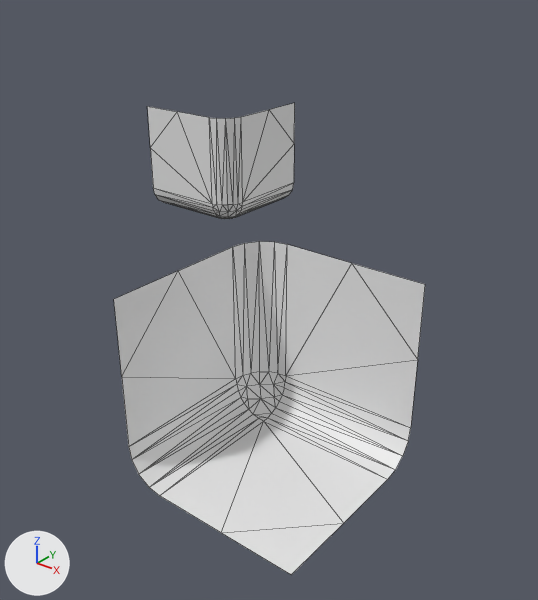
Two versions of the OBJ model workshops/w6_polygonization/data/bmc/bmc_tiles/t_132.obj, one commit apart.
One viewpoint serves both versions: a camera (50 mm lens) standing at (0.848, -0.973, 0.859) and looking at (0.034, 0.044, 0.228). Every picture has the same lights, and +X, +Y and +Z are marked at lower left. Mesh edges are drawn as thin lines. Where no turn or scale is listed for an object, it has been applied to the vertices.

Script lines for the objects in view, before the commit:
```python
me_t_132 = bpy.data.meshes.new('t_132')
me_t_132.from_pydata(...)  # 104 vertices, 156 faces; spans x -0.5..0.5, y -0.5..0.5, z 0.25..0.5
ob_t_132 = bpy.data.objects.new('t_132', me_t_132)
ob_t_132.location = (0.0, 0.0, 0.0)
```
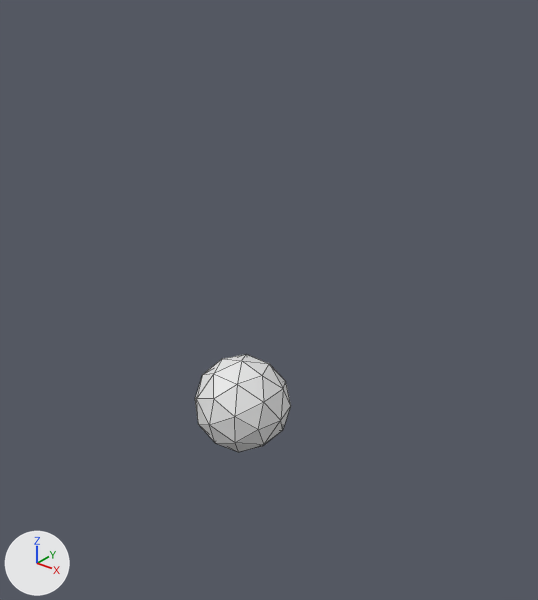
Location of each change, [x1, y1, x2, y2] in pixels of the pictures (538 x 600 px):
't_132', reshaped (69% narrower, 79% shorter)
    before: [114, 103, 425, 575]
    after: [195, 354, 291, 452]
part 1 of me_t_132, added
    after: [195, 354, 291, 452]
part 2 of me_t_132, deleted
    before: [114, 241, 425, 575]
part 3 of me_t_132, deleted
    before: [147, 103, 295, 219]

The change in detail:
me_t_132 has 104 vertices, 156 faces and spans x -0.5..0.5, y -0.5..0.5, z 0.25..0.5.
me_t_132 is used by ob_t_132; location (0.0, 0.0, 0.0).
me_t_132 part 1: a new loose piece, an icosphere of 80 faces spanning x -0.1..0.1, y -0.1..0.1, z -0.1..0.1.
me_t_132 part 2: the loose piece of 52 vertices spanning x 0.25..0.5, y -0.5..-0.25, z 0.25..0.5 is deleted.
me_t_132 part 3: the loose piece of 52 vertices spanning x -0.5..-0.25, y 0.25..0.5, z 0.25..0.5 is deleted.
